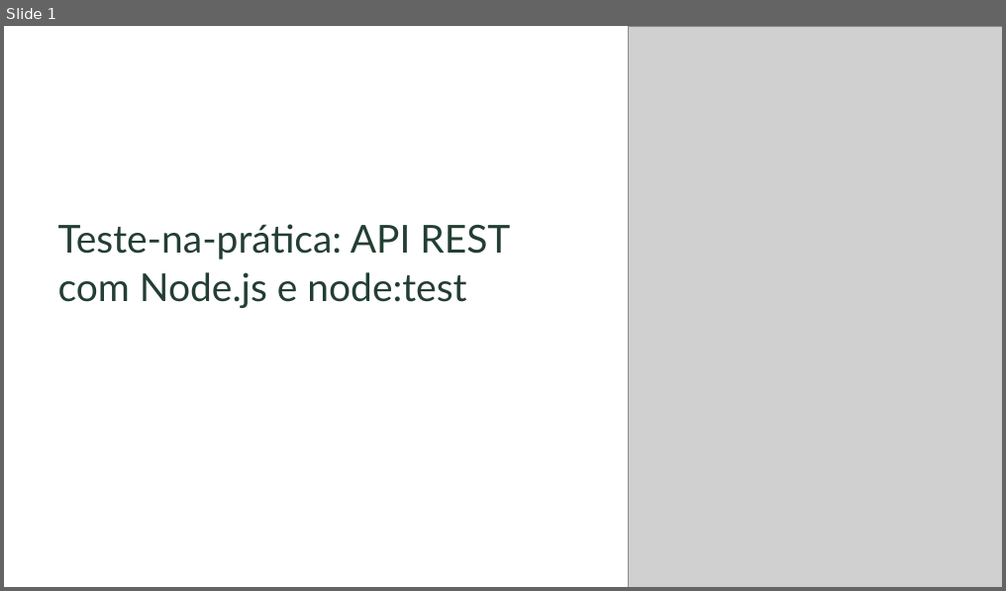
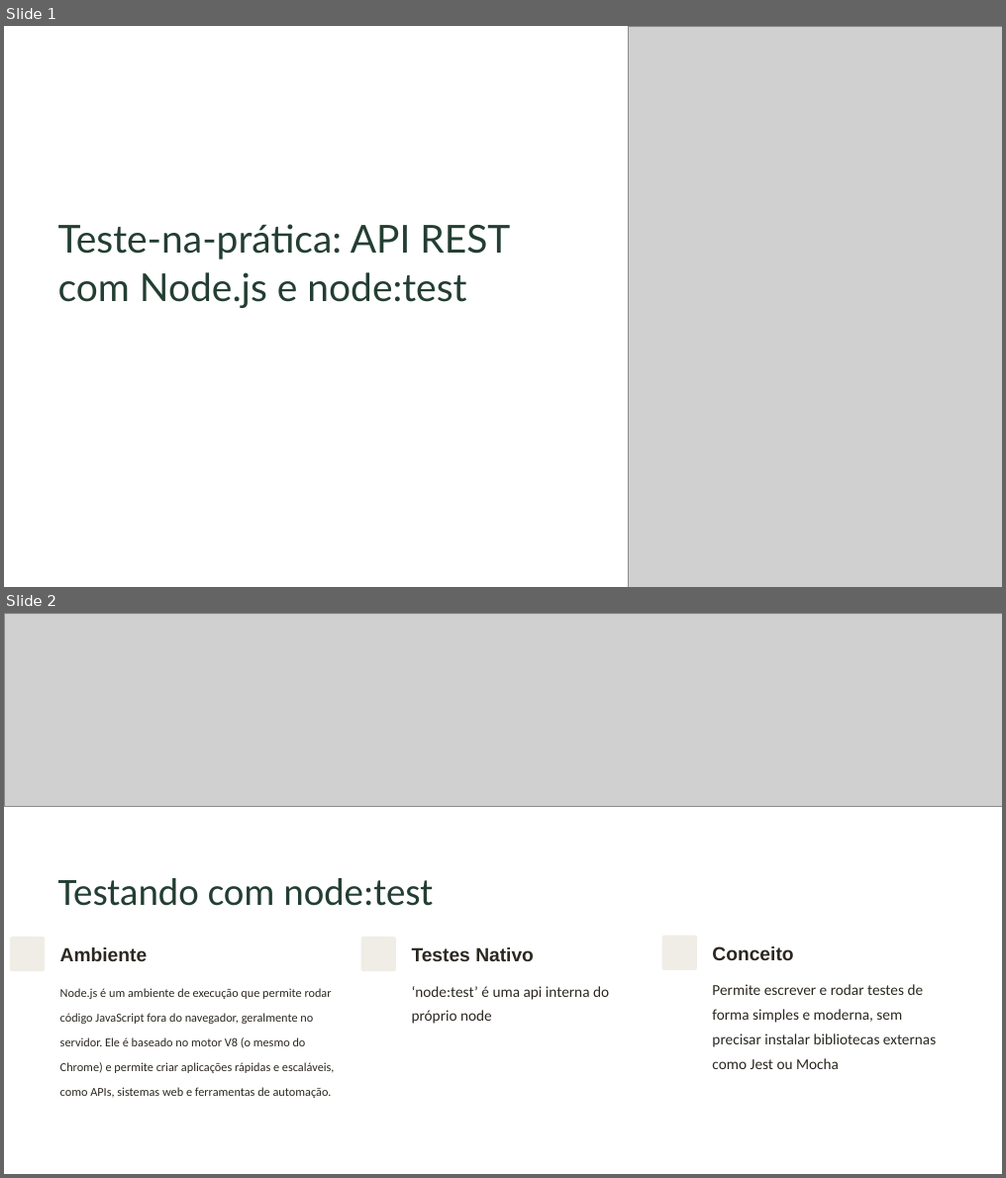
Before and after one commit to jonathannrocha/Teste-na-pratica, a slide deck: docs/Apresentação.pptx. Shown one above the other, each under a label of ours: slide 1 before the commit, slides 1 and 2 after it. The pictures are 1006x591 and 1006x1178 pixels, drawn with LibreOffice and Linux fonts; fonts in the diff are those of the drawing; grey boxes stand for pictures. Boxes give left, top, right and bottom in pixels: in the first picture for what was removed or moved away, otherwise in the second. Text is boxed around its words. In the diff, an @@ line names an element or a change of style, - is before the commit and + after.

Commit message:
[test] adicionando testes de error

```diff
--- a/docs/Apresentação.pptx
+++ b/docs/Apresentação.pptx
@@ slide 2 added at [4,613,1002,1174], background #FFFFFF @@
@@ picture added at [4,613,1002,806] @@
@@ text added at [58,878,433,906], 44.5 pt, text #233E32 @@
+Testando com node:test
@@ rounded rectangle added at [10,937,45,971], fill #F0EDE6 @@
@@ rounded rectangle added at [361,937,396,971], fill #F0EDE6 @@
@@ rounded rectangle added at [662,936,697,970], fill #F0EDE6 @@
@@ text added at [60,948,147,961], 22 pt, text #2C2821, bold @@
+Ambiente
@@ text added at [412,948,534,961], 22 pt, text #2C2821, bold @@
+Testes Nativo
@@ text added at [712,947,793,960], 22 pt, text #2C2821, bold @@
+Conceito
@@ text added at [60,988,335,1098], 14 pt, text #2C2821 @@
+Node.js é um ambiente de execução que permite rodar código JavaScript fora do navegador, geralmente no servidor. Ele é baseado no motor V8 (o mesmo do Chrome) e permite criar aplicações rápidas e escaláveis, como APIs, sistemas web e ferramentas de automação.
@@ text added at [412,986,609,1024], 17.5 pt, text #2C2821 @@
+‘node:test’ é uma api interna do próprio node
@@ text added at [712,984,936,1069], 17.5 pt, text #2C2821 @@
+Permite escrever e rodar testes de forma simples e moderna, sem precisar instalar bibliotecas externas como Jest ou Mocha
```
Also in this commit, not shown: 1 slide removed, 2 other files.
